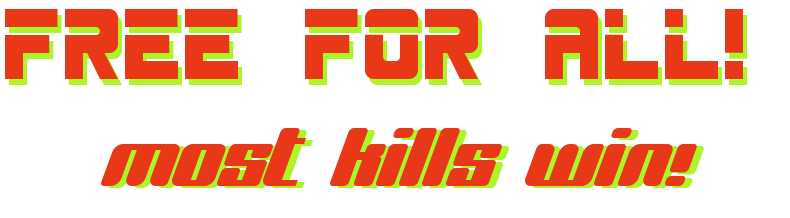
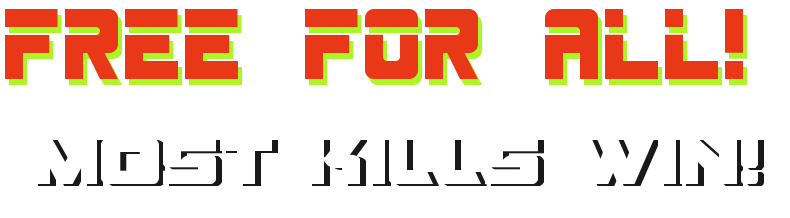
Layered file, before and after one edit (790x218). Changes by layer:
painted on "subText" over [38, 128, 758, 186]
painted on "subText_under" over [38, 130, 764, 188]
